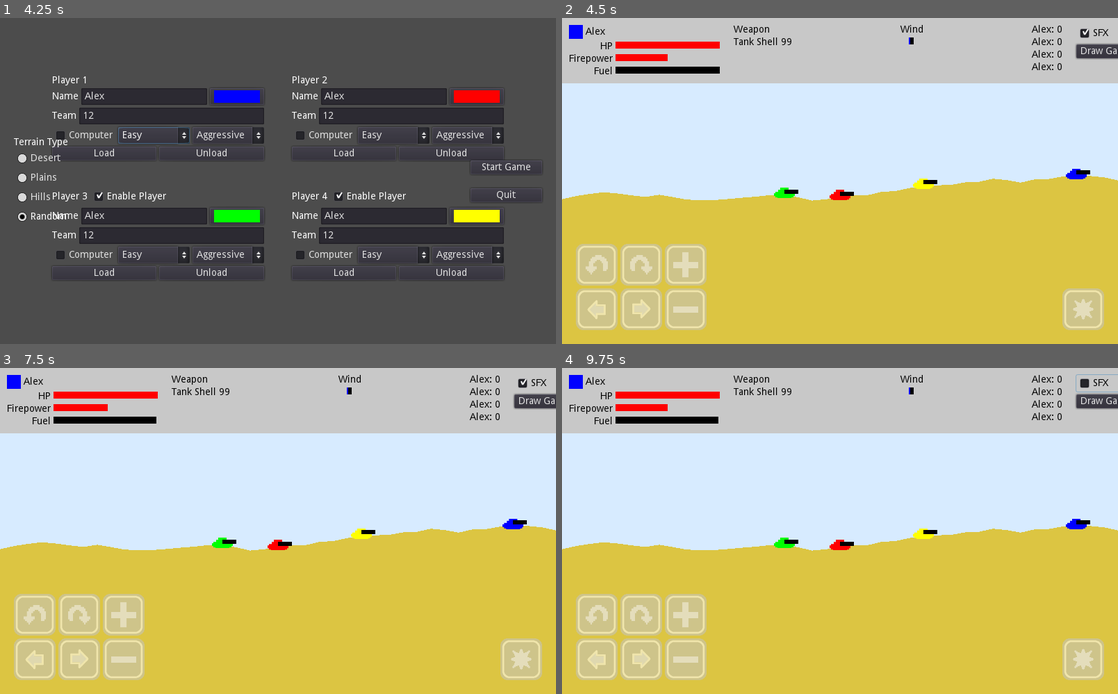
Above: before the commit, frames 1-4 (two rows, left to right).
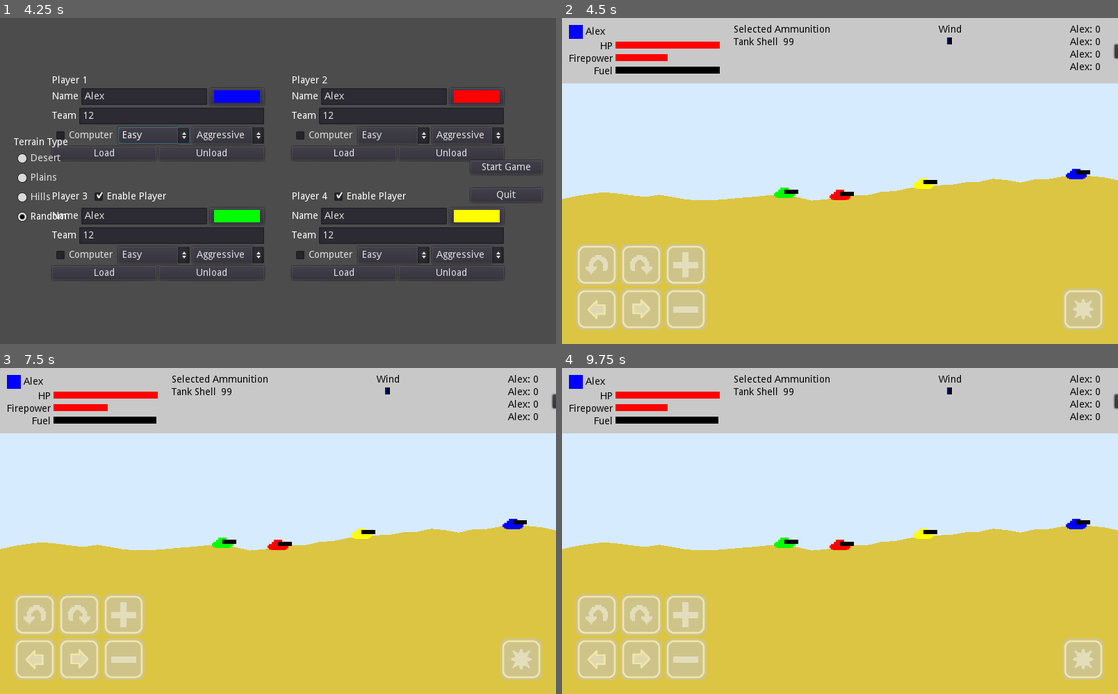
Above: after the commit, the same moments.

Repository: Arc676/Tanks-Godot
Game: Godot game, scene res://Scenes/Screens/Main Menu.tscn
The game is run twice, just before and just after one commit, with the same random seed, the same clock (stepped at 60 frames per second) and the same inputs.
Inputs (mouse positions are in pixels of both pictures, inside the frame that each line leads up to):
- Up to frame 1 (4.25 s): click (144, 96) at 0.52 s; type "Alex" at 0.6 s; click (172, 115) at 0.75 s; type "12" at 0.83 s; click (383, 96) at 0.98 s; type "Alex" at 1.07 s; click (411, 115) at 1.27 s; type "12" at 1.35 s; click (144, 216) at 1.5 s; type "Alex" at 1.58 s; click (172, 236) at 1.73 s; type "12" at 1.82 s; click (383, 216) at 2.02 s; type "Alex" at 2.1 s; click (411, 236) at 2.25 s; type "12" at 2.33 s; click "Easy" at 2.75 s; click "Easy" at 3.5 s
- Up to frame 2 (4.5 s): click "Start Game" at 4.25 s
- Up to frame 3 (7.5 s): click (33, 615) at 5 s; click (77, 615) at 5.75 s; click (122, 615) at 6.5 s; click (33, 658) at 7.25 s
- Up to frame 4 (9.75 s): click (639, 658) at 8 s; click (684, 658) at 8.75 s; click (1106, 384) at 9.5 s, where only the run before the commit has a clickable "SFX"

Frame 1 is identical in both runs. In frame 2, 1.1% of the frame differs, in the area x 30-100%, y 2-16%; in frame 3, 1.1%; in frame 4, 1.1%, in the area x 30-100%, y 1-16%.

Commit message:
Add buttons for changing ammo
Buttons only show up when player has multiple kinds of ammo
Change "Weapons" label to "Selected Ammunition"

Diff:
--- a/Scenes/Screens/Game.tscn
+++ b/Scenes/Screens/Game.tscn
@@ -14,6 +14,8 @@
 [ext_resource path="res://Textures/Plus.png" type="Texture" id=12]
 [ext_resource path="res://Textures/CCW.png" type="Texture" id=13]
 [ext_resource path="res://Textures/Fire.png" type="Texture" id=14]
+[ext_resource path="res://Textures/NextWeapon.png" type="Texture" id=15]
+[ext_resource path="res://Textures/PrevWeapon.png" type="Texture" id=16]
 
 [node name="Control" type="Control"]
 anchor_right = 1.0
@@ -147,31 +149,31 @@
 
 [node name="Weapon, Items" type="VBoxContainer" parent="ColorRect/HUD"]
 margin_left = 237.0
-margin_right = 321.0
+margin_right = 395.0
 margin_bottom = 84.0
 size_flags_horizontal = 3
 
 [node name="Label" type="Label" parent="ColorRect/HUD/Weapon, Items"]
-margin_right = 84.0
-margin_bottom = 14.0
-custom_colors/font_color = Color( 0, 0, 0, 1 )
-text = "Weapon"
+margin_right = 158.0
+margin_bottom = 14.0
+custom_colors/font_color = Color( 0, 0, 0, 1 )
+text = "Selected Ammunition"
 
 [node name="Current Weapon" type="HBoxContainer" parent="ColorRect/HUD/Weapon, Items"]
 margin_top = 18.0
-margin_right = 84.0
+margin_right = 158.0
 margin_bottom = 32.0
 
 [node name="Weapon Name" type="Label" parent="ColorRect/HUD/Weapon, Items/Current Weapon"]
-margin_right = 64.0
+margin_right = 77.0
 margin_bottom = 14.0
 size_flags_horizontal = 3
 custom_colors/font_color = Color( 0, 0, 0, 1 )
 text = "Tank Shell"
 
 [node name="Ammo" type="Label" parent="ColorRect/HUD/Weapon, Items/Current Weapon"]
-margin_left = 68.0
-margin_right = 84.0
+margin_left = 81.0
+margin_right = 158.0
 margin_bottom = 14.0
 size_flags_horizontal = 3
 custom_colors/font_color = Color( 0, 0, 0, 1 )
@@ -179,24 +181,24 @@
 
 [node name="Shield State" type="Label" parent="ColorRect/HUD/Weapon, Items"]
 margin_top = 36.0
-margin_right = 84.0
+margin_right = 158.0
 margin_bottom = 50.0
 size_flags_horizontal = 3
 custom_colors/font_color = Color( 0, 0, 0, 1 )
 
 [node name="Items" type="HBoxContainer" parent="ColorRect/HUD/Weapon, Items"]
 margin_top = 54.0
-margin_right = 84.0
+margin_right = 158.0
 margin_bottom = 54.0
 
 [node name="Wind" type="VBoxContainer" parent="ColorRect/HUD"]
-margin_left = 341.0
-margin_right = 1146.0
+margin_left = 415.0
+margin_right = 720.0
 margin_bottom = 84.0
 size_flags_horizontal = 0
 
 [node name="Label" type="Label" parent="ColorRect/HUD/Wind"]
-margin_right = 805.0
+margin_right = 305.0
 margin_bottom = 14.0
 custom_colors/font_color = Color( 0, 0, 0, 1 )
 text = "Wind"
@@ -204,13 +206,14 @@
 
 [node name="Bars" type="HBoxContainer" parent="ColorRect/HUD/Wind"]
 margin_top = 18.0
-margin_right = 805.0
+margin_right = 305.0
 margin_bottom = 28.0
 size_flags_horizontal = 0
 custom_constants/separation = 0
 alignment = 1
 
 [node name="Wind Bar L" type="TextureProgress" parent="ColorRect/HUD/Wind/Bars"]
+margin_right = 150.0
 margin_bottom = 10.0
 size_flags_horizontal = 4
 max_value = 200.0
@@ -218,61 +221,62 @@
 fill_mode = 1
 
 [node name="ColorRect" type="ColorRect" parent="ColorRect/HUD/Wind/Bars"]
-margin_left = 400.0
-margin_right = 405.0
+margin_left = 150.0
+margin_right = 155.0
 margin_bottom = 10.0
 rect_min_size = Vector2( 5, 10 )
 color = Color( 0, 0, 0, 1 )
 
 [node name="Wind Bar R" type="TextureProgress" parent="ColorRect/HUD/Wind/Bars"]
-margin_left = 405.0
+margin_left = 155.0
+margin_right = 305.0
 margin_bottom = 10.0
 size_flags_horizontal = 4
 max_value = 200.0
 texture_progress = ExtResource( 5 )
 
 [node name="Scoreboard" type="VBoxContainer" parent="ColorRect/HUD"]
-margin_left = 1166.0
-margin_right = 1241.0
+margin_left = 740.0
+margin_right = 898.0
 margin_bottom = 84.0
 size_flags_horizontal = 3
 
 [node name="Score 1" type="Label" parent="ColorRect/HUD/Scoreboard"]
-margin_right = 75.0
+margin_right = 158.0
 margin_bottom = 14.0
 custom_colors/font_color = Color( 0, 0, 0, 1 )
 text = "Player X: 0"
 
 [node name="Score 2" type="Label" parent="ColorRect/HUD/Scoreboard"]
 margin_top = 18.0
-margin_right = 75.0
+margin_right = 158.0
 margin_bottom = 32.0
 custom_colors/font_color = Color( 0, 0, 0, 1 )
 text = "Player X: 0"
 
 [node name="Score 3" type="Label" parent="ColorRect/HUD/Scoreboard"]
 margin_top = 36.0
-margin_right = 75.0
+margin_right = 158.0
 margin_bottom = 50.0
 custom_colors/font_color = Color( 0, 0, 0, 1 )
 text = "Player X: 0"
 
 [node name="Score 4" type="Label" parent="ColorRect/HUD/Scoreboard"]
 margin_top = 54.0
-margin_right = 75.0
+margin_right = 158.0
 margin_bottom = 68.0
 custom_colors/font_color = Color( 0, 0, 0, 1 )
 text = "Player X: 0"
 
 [node name="Controls" type="VBoxContainer" parent="ColorRect/HUD"]
-margin_left = 1261.0
-margin_right = 1347.0
-margin_bottom = 74.0
+margin_left = 918.0
+margin_right = 1004.0
+margin_bottom = 48.0
 size_flags_vertical = 0
 
 [node name="SFX" type="CheckBox" parent="ColorRect/HUD/Controls"]
 margin_right = 86.0
-margin_bottom = 35.0
+margin_bottom = 24.0
 size_flags_vertical = 3
 custom_colors/font_color_hover_pressed = Color( 0, 0, 0, 1 )
 custom_colors/font_color = Color( 0, 0, 0, 1 )
@@ -282,9 +286,9 @@
 text = "SFX"
 
 [node name="Draw Game" type="Button" parent="ColorRect/HUD/Controls"]
-margin_top = 39.0
+margin_top = 28.0
 margin_right = 86.0
-margin_bottom = 74.0
+margin_bottom = 48.0
 size_flags_vertical = 3
 text = "Draw Game"
 
@@ -300,40 +304,50 @@
 "_edit_use_anchors_": false
 }
 
-[node name="Buttons" type="GridContainer" parent="Touch Controls"]
+[node name="UI Left" type="HBoxContainer" parent="Touch Controls"]
 anchor_top = 1.0
 anchor_bottom = 1.0
 margin_top = -124.0
 margin_right = 188.0
+__meta__ = {
+"_edit_use_anchors_": false
+}
+
+[node name="Buttons" type="GridContainer" parent="Touch Controls/UI Left"]
+margin_right = 188.0
+margin_bottom = 204.0
 columns = 3
 __meta__ = {
 "_edit_use_anchors_": false
 }
 
-[node name="CCW" type="TextureButton" parent="Touch Controls/Buttons"]
+[node name="CCW" type="TextureButton" parent="Touch Controls/UI Left/Buttons"]
 margin_right = 60.0
 margin_bottom = 60.0
 rect_min_size = Vector2( 60, 60 )
+shortcut_in_tooltip = false
 texture_normal = ExtResource( 13 )
 expand = true
 
-[node name="CW" type="TextureButton" parent="Touch Controls/Buttons"]
+[node name="CW" type="TextureButton" parent="Touch Controls/UI Left/Buttons"]
 margin_left = 64.0
 margin_right = 124.0
 margin_bottom = 60.0
 rect_min_size = Vector2( 60, 60 )
+shortcut_in_tooltip = false
 texture_normal = ExtResource( 10 )
 expand = true
 
-[node name="Firepower Up" type="TextureButton" parent="Touch Controls/Buttons"]
+[node name="Firepower Up" type="TextureButton" parent="Touch Controls/UI Left/Buttons"]
 margin_left = 128.0
 margin_right = 188.0
 margin_bottom = 60.0
 rect_min_size = Vector2( 60, 60 )
+shortcut_in_tooltip = false
 texture_normal = ExtResource( 12 )
 expand = true
 
-[node name="Move Left" type="TextureButton" parent="Touch Controls/Buttons"]
+[node name="Move Left" type="TextureButton" parent="Touch Controls/UI Left/Buttons"]
 margin_top = 64.0
 margin_right = 60.0
 margin_bottom = 124.0
@@ -343,7 +357,7 @@
 texture_normal = ExtResource( 8 )
 expand = true
 
-[node name="Move Right" type="TextureButton" parent="Touch Controls/Buttons"]
+[node name="Move Right" type="TextureButton" parent="Touch Controls/UI Left/Buttons"]
 margin_left = 64.0
 margin_top = 64.0
 margin_right = 124.0
@@ -354,13 +368,36 @@
 texture_normal = ExtResource( 9 )
 expand = true
 
-[node name="Firepower Down" type="TextureButton" parent="Touch Controls/Buttons"]
+[node name="Firepower Down" type="TextureButton" parent="Touch Controls/UI Left/Buttons"]
 margin_left = 128.0
 margin_top = 64.0
 margin_right = 188.0
 margin_bottom = 124.0
 rect_min_size = Vector2( 60, 60 )
+shortcut_in_tooltip = false
 texture_normal = ExtResource( 11 )
+expand = true
+
+[node name="Weapons" type="VBoxContainer" parent="Touch Controls/UI Left"]
+margin_left = 192.0
+margin_right = 252.0
+margin_bottom = 204.0
+
+[node name="PrevWeapon" type="TextureButton" parent="Touch Controls/UI Left/Weapons"]
+margin_right = 60.0
+margin_bottom = 60.0
+rect_min_size = Vector2( 60, 60 )
+shortcut_in_tooltip = false
+texture_normal = ExtResource( 16 )
+expand = true
+
+[node name="NextWeapon" type="TextureButton" parent="Touch Controls/UI Left/Weapons"]
+margin_top = 64.0
+margin_right = 60.0
+margin_bottom = 124.0
+rect_min_size = Vector2( 60, 60 )
+shortcut_in_tooltip = false
+texture_normal = ExtResource( 15 )
 expand = true
 
 [node name="Fire" type="TextureButton" parent="Touch Controls"]
--- a/Scripts/Entities/Tank.gd
+++ b/Scripts/Entities/Tank.gd
@@ -40,6 +40,8 @@
 var touchFirepowerUp
 var touchFirepowerDown
 var touchFire
+
+var weaponChangedLastFrame = 0
 
 # Computer controlled tanks
 var isCC = false
@@ -326,12 +328,14 @@
 		else:
 			fireProjectile(getNozzlePosition())
 
-	if Input.is_action_just_pressed("next_weapon"):
+	if input_nextWeapon():
 		selectedWeapon = (selectedWeapon + 1) % weapons.size()
-	elif Input.is_action_just_pressed("prev_weapon"):
+	elif input_prevWeapon():
 		selectedWeapon -= 1
 		if selectedWeapon < 0:
 			selectedWeapon = weapons.size() - 1
+
+	weaponChangedLastFrame = 0
 
 func _physics_process(delta):
 	velocity.y += Globals.GRAVITY * delta
@@ -369,3 +373,15 @@
 
 func input_fire():
 	return Input.is_action_just_pressed("fire") or touchFire.pressed
+
+func input_nextWeapon():
+	return Input.is_action_just_pressed("next_weapon") or weaponChangedLastFrame > 0
+
+func input_prevWeapon():
+	return Input.is_action_just_pressed("prev_weapon") or weaponChangedLastFrame < 0
+
+func input_changeWeapon(btn):
+	if btn.name == "PrevWeapon":
+		weaponChangedLastFrame = -1
+	else:
+		weaponChangedLastFrame = 1
--- a/Scripts/Screens/Game.gd
+++ b/Scripts/Screens/Game.gd
@@ -63,6 +63,9 @@
 	players = []
 	drawDeclared = false
 
+	var touchNextWeapon = $"Touch Controls/UI Left/Weapons/NextWeapon"
+	var touchPrevWeapon = $"Touch Controls/UI Left/Weapons/PrevWeapon"
+
 	terrain.generateNewTerrain(Globals.selectedTerrain,
 		Globals.SCR_HEIGHT,
 		Globals.SCR_WIDTH)
@@ -73,13 +76,18 @@
 		var idx = rng.randi_range(4, terrain.chunkCount - 4)
 		tank.position = terrain.ground.polygon[idx] + Vector2.UP * 3
 
-		tank.touchMoveLeft = $"Touch Controls/Buttons/Move Left"
-		tank.touchMoveRight = $"Touch Controls/Buttons/Move Right"
-		tank.touchCW = $"Touch Controls/Buttons/CW"
-		tank.touchCCW = $"Touch Controls/Buttons/CCW"
-		tank.touchFirepowerUp = $"Touch Controls/Buttons/Firepower Up"
-		tank.touchFirepowerDown = $"Touch Controls/Buttons/Firepower Down"
+		tank.touchMoveLeft = $"Touch Controls/UI Left/Buttons/Move Left"
+		tank.touchMoveRight = $"Touch Controls/UI Left/Buttons/Move Right"
+		tank.touchCW = $"Touch Controls/UI Left/Buttons/CW"
+		tank.touchCCW = $"Touch Controls/UI Left/Buttons/CCW"
+		tank.touchFirepowerUp = $"Touch Controls/UI Left/Buttons/Firepower Up"
+		tank.touchFirepowerDown = $"Touch Controls/UI Left/Buttons/Firepower Down"
 		tank.touchFire = $"Touch Controls/Fire"
+
+		touchNextWeapon.connect("button_up", tank, "input_changeWeapon",
+			[touchNextWeapon])
+		touchPrevWeapon.connect("button_up", tank, "input_changeWeapon",
+			[touchPrevWeapon])
 
 		tank.z_index = z
 		z += 1
@@ -181,3 +189,4 @@
 	tank.isActiveTank = true
 	pColor.color = tank.color
 	pName.text = tank.tankName
+	$"Touch Controls/UI Left/Weapons".visible = tank.weapons.size() > 1
Not shown: 1 places in Scenes/Screens/Game.tscn that only renumber resources
Binary file added: Textures/NextWeapon.png
Binary file added: Textures/PrevWeapon.png
Not shown, changed: CREDITS
Not shown, added: XCFs/ChangeAmmo.xcf
